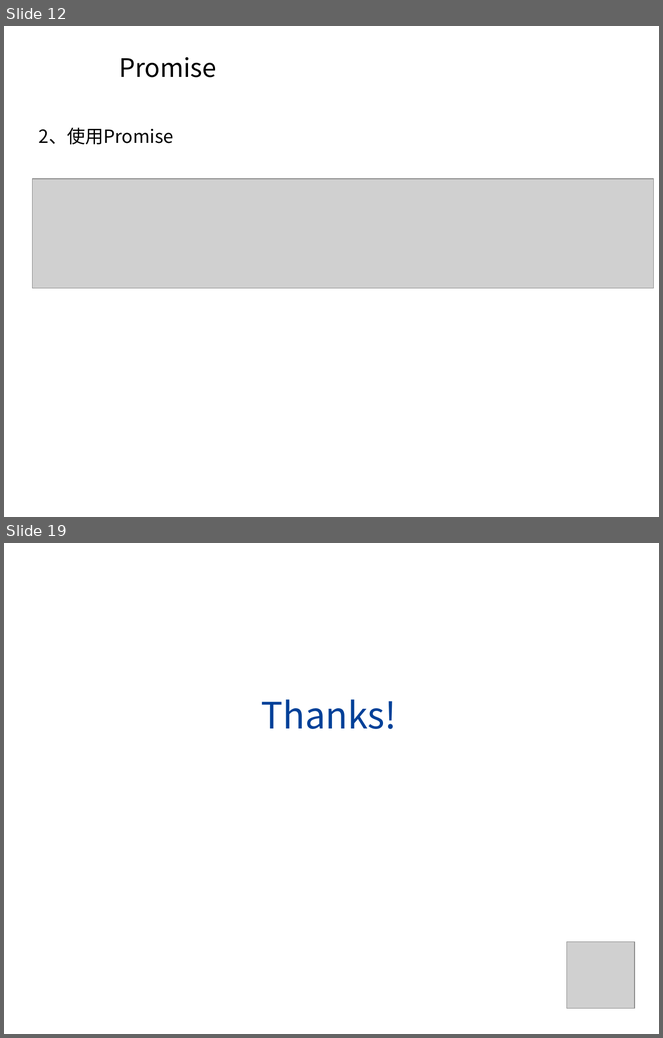
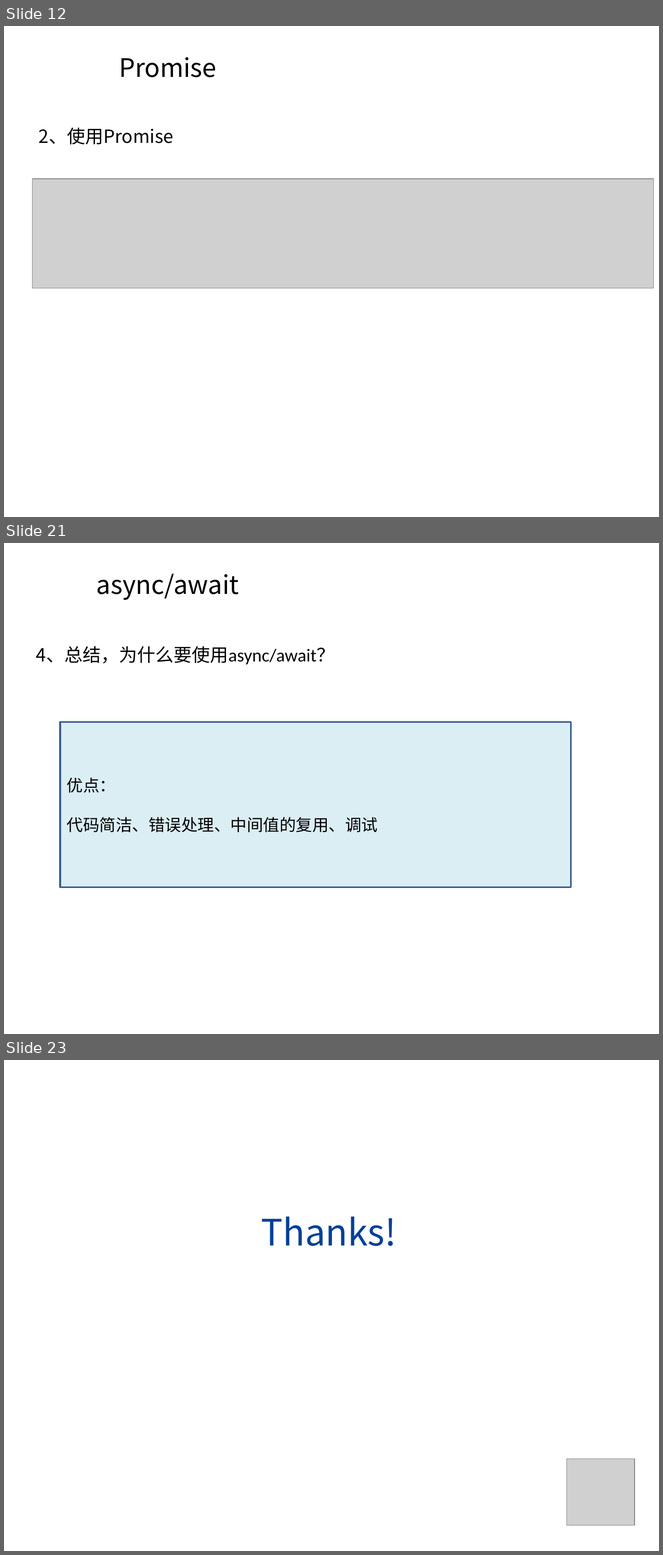
Before and after one commit to longamg/homework001, a slide deck: 0920-PPT/基于ES6的异步专题.pptx. Shown one above the other, each under a label of ours: slides 12 and 19 before the commit, slides 12, 21 and 23 after it; the slides between them are not shown. The pictures are 663x1038 and 663x1555 pixels, drawn with LibreOffice and Linux fonts; fonts in the diff are those of the drawing; grey boxes stand for pictures; background and template pictures are left out. Boxes give left, top, right and bottom in pixels: in the first picture for what was removed or moved away, otherwise in the second. Text is boxed around its words. In the diff, an @@ line names an element or a change of style, - is before the commit and + after.

```diff
--- a/0920-PPT/基于ES6的异步专题.pptx
+++ b/0920-PPT/基于ES6的异步专题.pptx
@@ slide 21 added at box(4, 543, 659, 1034), background picture (left out) @@
@@ title added at box(97, 574, 239, 600), 28 pt, text #000000 @@
+async/await
@@ text added at box(36, 646, 335, 665), 20 pt, text #000000 @@
+4、总结，为什么要使用async/await？
@@ rectangle added at box(60, 722, 571, 888), fill #DBEEF4, outline #3A5F8C 2 pt, 18 pt, text #000000 @@
+优点：
+代码简洁、错误处理、中间值的复用、调试
@@ what was slide 19 is now slide 23 @@
```
Also in this commit, not shown: 12 slides changed, 4 other slides added, 1 slide removed, 10 other files.
